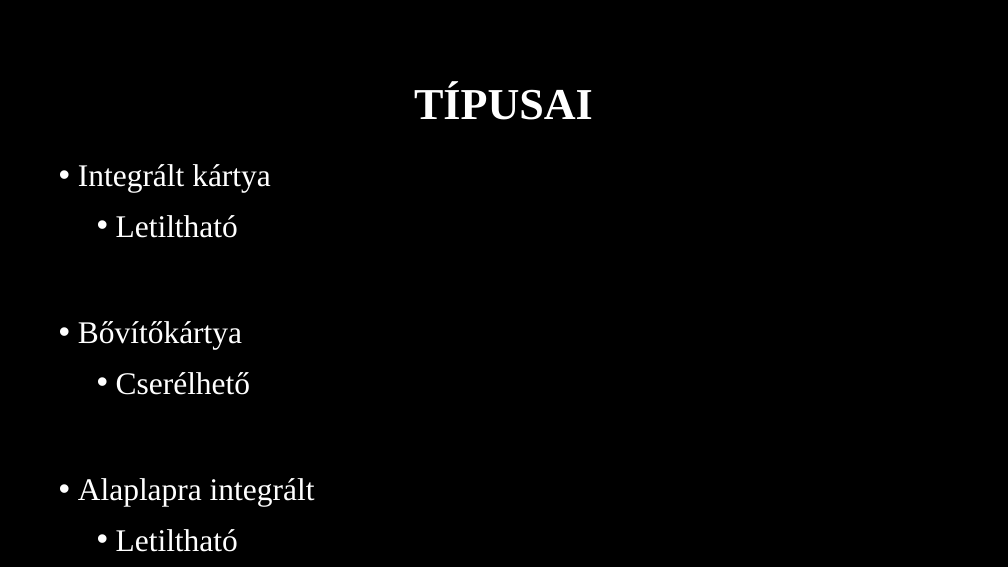
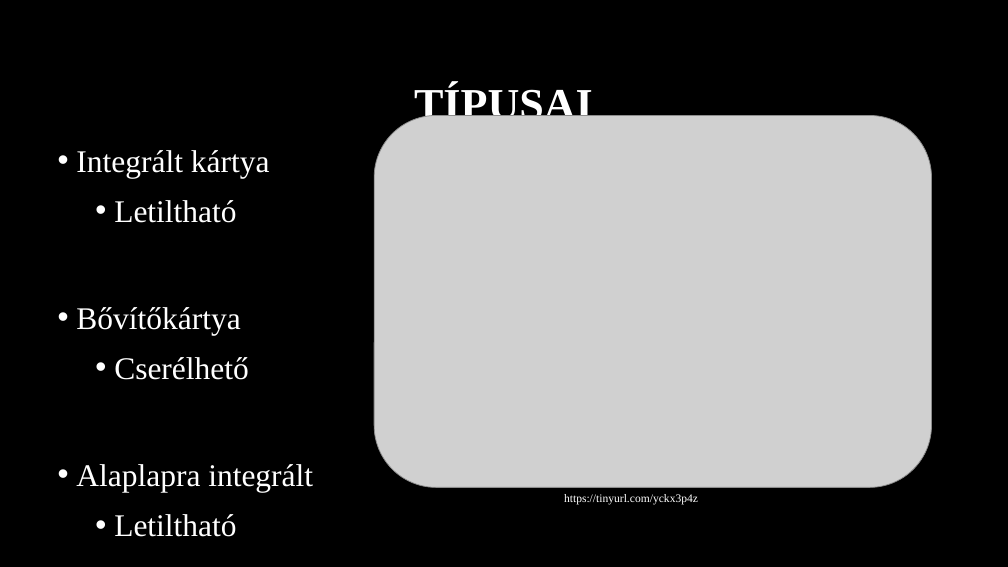
Before and after one commit to MszrsRicsi/Paprika, a slide deck: slide 3 of Videokartyak.pptx. Drawn at 1008x567 pixels with LibreOffice and Linux fonts; fonts in the diff are those of the drawing; grey boxes stand for pictures; background and template pictures are left out. Boxes give left, top, right and bottom in pixels: in the first picture for what was removed or moved away, otherwise in the second. Text is boxed around its words. In the diff, an @@ line names an element or a change of style, - is before the commit and + after.

```diff
--- a/Videokartyak.pptx
+++ b/Videokartyak.pptx
@@ picture added at (374,116,932,488) @@
@@ text "Integrált kártya": place and size @@
-text "Integrált kártya" at (78,164,315,552)
+text "Integrált kártya" at (76,150,313,537)
@@ text added at (564,494,698,505), 11 pt, text #FFFFFF @@
+https://tinyurl.com/yckx3p4z
```
Also in this commit, not shown: 6 other slides changed, 1 slide added, 1 slide removed.
